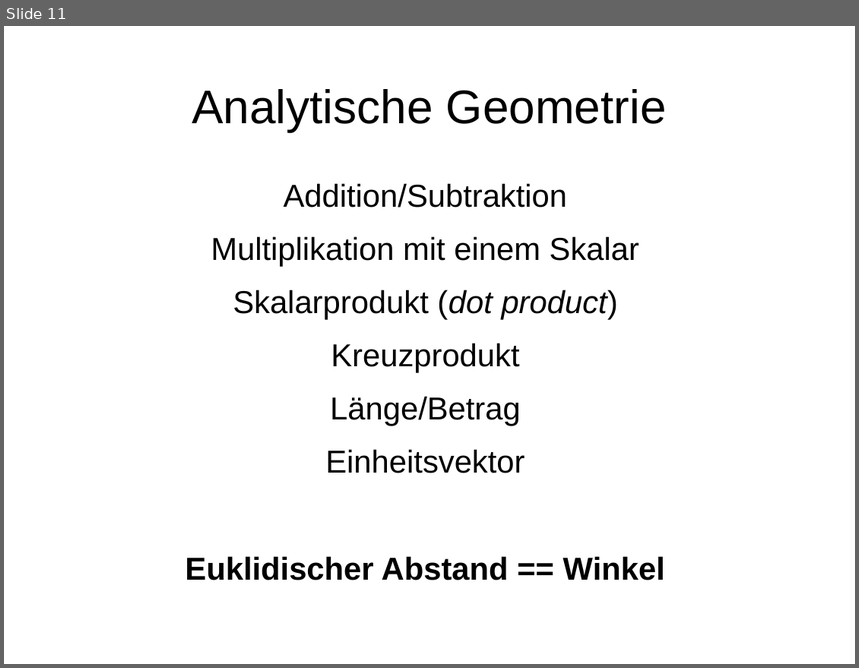
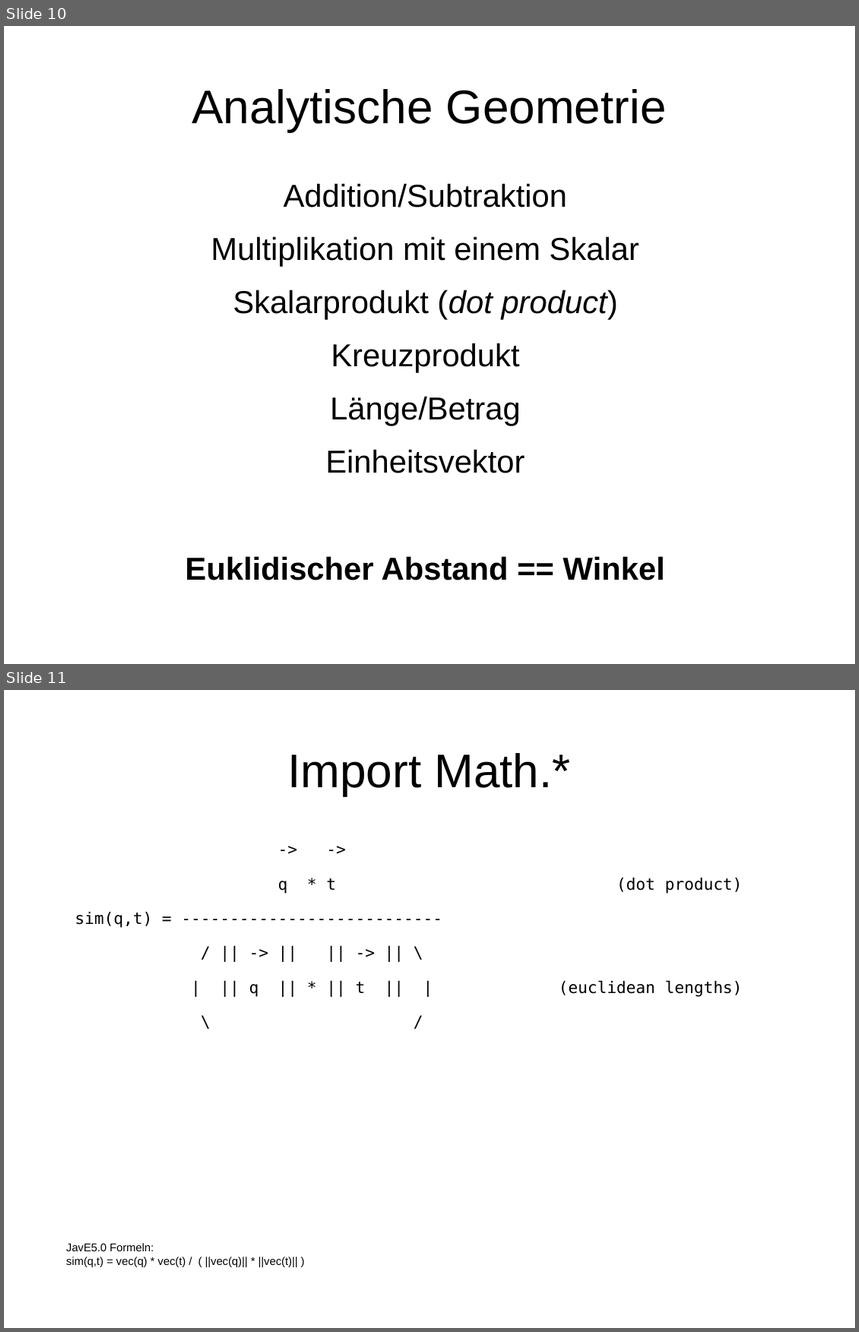
Before and after one commit to nitram509/preZENtations, a slide deck: vector-space-classification/sketch.odp. Shown one above the other, each under a label of ours: slide 11 before the commit, slides 10 and 11 after it. The pictures are 859x668 and 859x1332 pixels, drawn with LibreOffice and Linux fonts; fonts in the diff are those of the drawing. Boxes give left, top, right and bottom in pixels: in the first picture for what was removed or moved away, otherwise in the second. Text is boxed around its words. In the diff, an @@ line names an element or a change of style, - is before the commit and + after.

```diff
--- a/vector-space-classification/sketch.odp
+++ b/vector-space-classification/sketch.odp
@@ slide 11 added at <box>4,690,855,1328</box>, background #FFFFFF @@
@@ title added at <box>287,753,570,796</box>, 44 pt, text #000000 @@
+Import Math.*
@@ text added at <box>75,878,743,997</box>, 15 pt, text #000000 @@
+-> ->
+q * t (dot product)
+sim(q,t) = ---------------------------
+/ || -> || || -> || \
+| || q || * || t || | (euclidean lengths)
+\ /
@@ text added at <box>66,1243,298,1268</box>, 10.5 pt, text #000000 @@
+JavE5.0 Formeln:
+sim(q,t) = vec(q) * vec(t) / ( ||vec(q)|| * ||vec(t)|| )
@@ what was slide 11 is now slide 10 @@
```
Also in this commit, not shown: 4 slides changed, 2 slides removed, 5 other files.
